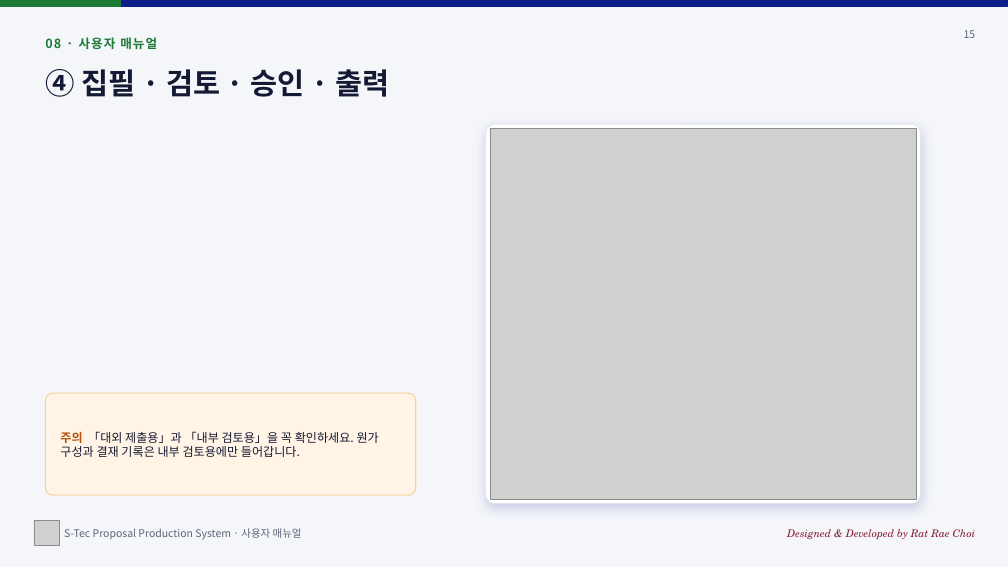
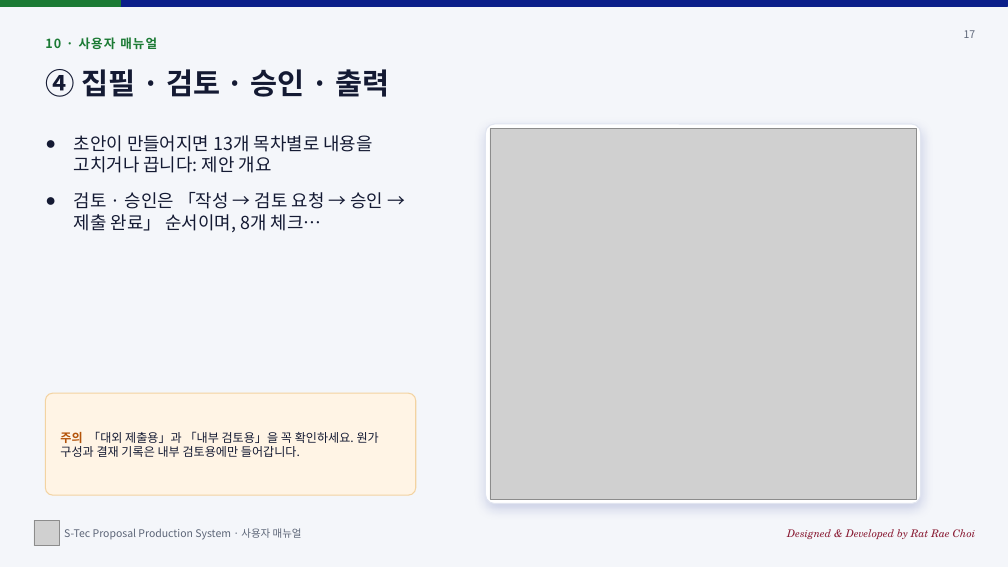
Before and after one commit to sadness500-boop/S-Tec-Proposal-Production-System, a slide deck: slide 17 of docs/S-Tec-Proposal-Production-System_사용자매뉴얼_v2.1.1.pptx (slide 15 before the commit). Drawn at 1008x567 pixels with LibreOffice and Linux fonts; fonts in the diff are those of the drawing; grey boxes stand for pictures. Boxes give left, top, right and bottom in pixels: in the first picture for what was removed or moved away, otherwise in the second. Text is boxed around its words. In the diff, an @@ line names an element or a change of style, - is before the commit and + after.

```diff
--- a/docs/S-Tec-Proposal-Production-System_사용자매뉴얼_v2.1.1.pptx
+++ b/docs/S-Tec-Proposal-Production-System_사용자매뉴얼_v2.1.1.pptx
@@ text at (45, 37, 157, 49): text changed @@
-08 · 사용자 매뉴얼
+10 · 사용자 매뉴얼
@@ text at (964, 30, 976, 38): text changed @@
-15
+17
@@ text added at (74, 135, 383, 232), 17 pt, text #141A33 @@
+● 초안이 만들어지면 13개 목차별로 내용을 고치거나 끕니다: 제안 개요
+● 검토 · 승인은 「작성 → 검토 요청 → 승인 → 제출 완료」 순서이며, 8개 체크…
```
Also in this commit, not shown: 20 other slides changed, 2 slides added, 19 other files.
